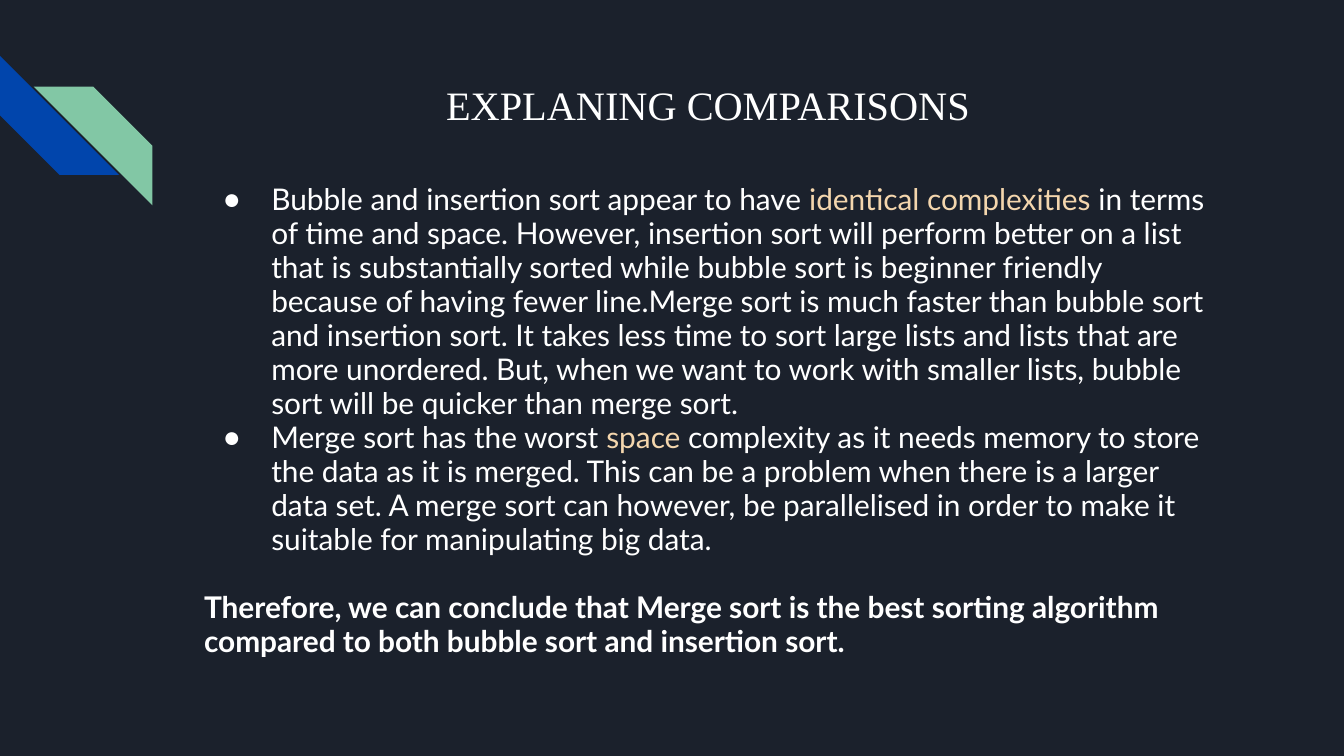
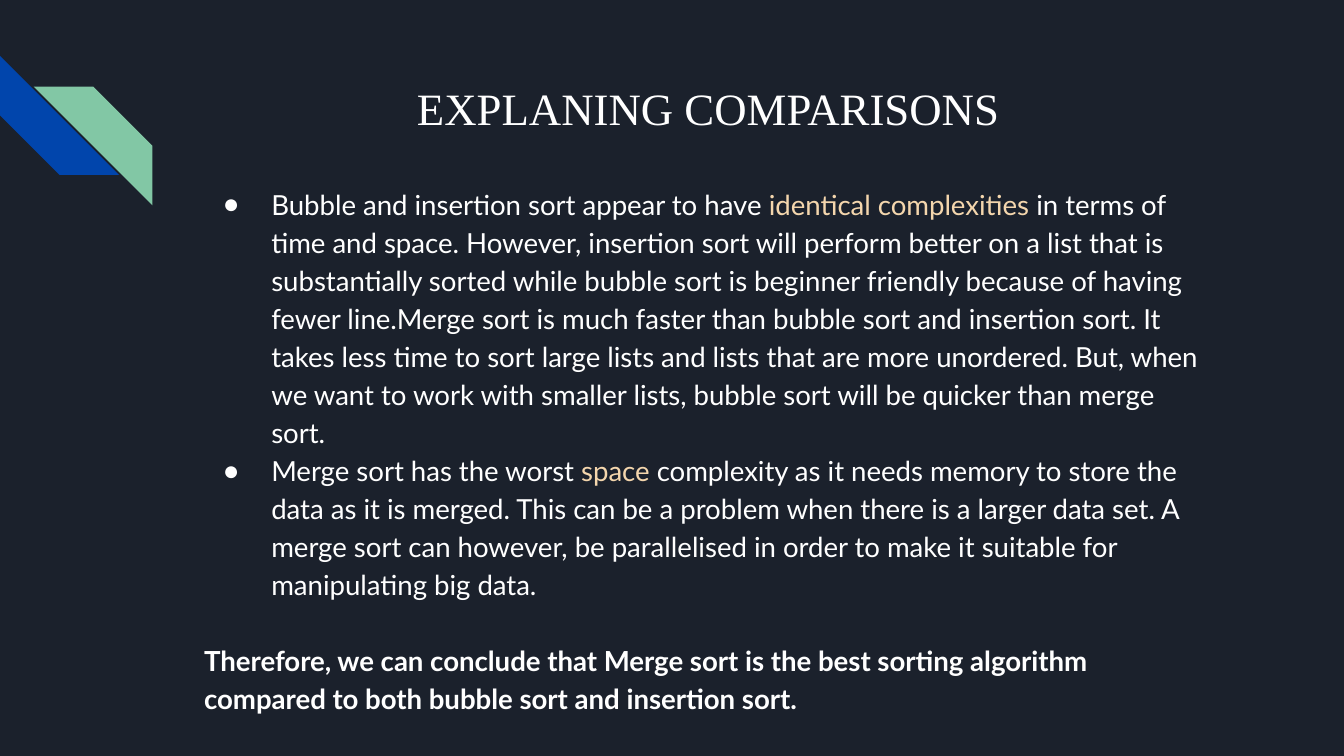
Before and after one commit to smunt97/CS608, a slide deck: slide 20 of Group7_SortingAlgorithms.pptx. Drawn at 1344x756 pixels with LibreOffice and Linux fonts; fonts in the diff are those of the drawing. Boxes give left, top, right and bottom in pixels: in the first picture for what was removed or moved away, otherwise in the second. Text is boxed around its words. In the diff, an @@ line names an element or a change of style, - is before the commit and + after.

```diff
--- a/Group7_SortingAlgorithms.pptx
+++ b/Group7_SortingAlgorithms.pptx
@@ title "EXPLANING COMPARISONS" at (417, 95, 999, 126): size 21.6 to 24 pt @@
@@ text "Bubble and insertion sort appear ..." at (204, 194, 1198, 676): size 16 to 14.8 pt; line spacing 0.95 to 1.15 @@
```
Also in this commit, not shown: 9 other slides changed.
